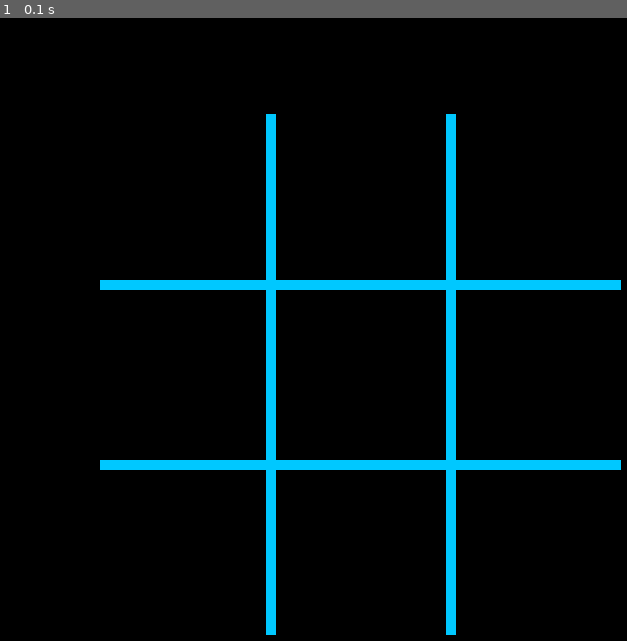
Above: before the commit, frame 1.
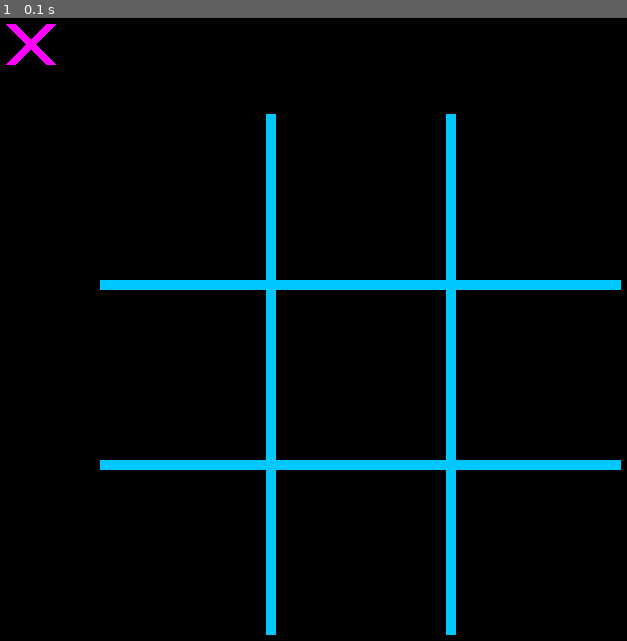
Above: after the commit, the same moment.

Repository: SaulRuizS/Tictactoe
Game: pygame game, started from tictactoe_python.py
The game is run twice, just before and just after one commit, with the same random seed, the same clock (stepped at 60 frames per second) and the same inputs.
Inputs:
- Up to frame 1 (0.1 s): no input

The runs differ from the first frame. In frame 1, 0.2% of the frame differs, in the area x 0-9%, y 0-8%.

Commit message:
cross v1 added

Diff:
--- /dev/null
+++ b/cross.py
@@ -0,0 +1,41 @@
+#Tic Tac Toe Cross
+
+import  pygame
+
+class Cross:
+
+    screen = 0
+    color = 0
+    screen_width = 0
+    screen_height = 0
+    screen_padding = 0
+    line_padding = 0
+    line_width = 0
+    cross_padding = 10
+    cross_width = 40
+
+    def __init__(self, screen, color, screen_width, screen_height, screen_padding, line_padding, line_width):
+        self.screen = screen
+        self.color = color
+        self.screen_width = screen_width
+        self.screen_height = screen_height
+        self.screen_padding = screen_padding
+        self.line_padding = line_padding
+        self.line_width = line_width
+
+    def Draw(self):
+        line_1_start_pos_x = 10
+        line_1_start_pos_y = 10
+        line_1_end_pos_x = line_1_start_pos_x + self.cross_width
+        line_1_end_pos_y = line_1_start_pos_y + self.cross_width
+
+        line_2_start_pos_x = line_1_start_pos_x
+        line_2_start_pos_y = line_1_start_pos_y + self.cross_width
+        line_2_end_pos_x = line_1_end_pos_x
+        line_2_end_pos_y = line_1_end_pos_y - 40
+
+        #First Line
+        pygame.draw.line(self.screen,self.color,(line_1_start_pos_x,line_1_start_pos_y),(line_1_end_pos_x,line_1_end_pos_y),self.line_width)
+
+        #Second Line
+        pygame.draw.line(self.screen,self.color,(line_2_start_pos_x,line_2_start_pos_y),(line_2_end_pos_x,line_2_end_pos_y),self.line_width)
--- a/tictactoe_python.py
+++ b/tictactoe_python.py
@@ -2,6 +2,7 @@
 #import os
 import pygame
 from grid import Grid
+from cross import Cross
 
 # pygame setup
 pygame.init()
@@ -20,11 +21,12 @@
 #spaceOfLines = 50
 
 grid_color = pygame.Color(0,200,255)
-#pygame.Color(255,0,255)
+cross_color = pygame.Color(255,0,255)
 #pygame.Color(0,255,255)
 #pygame.Color(255,255,0)
 
 grid = Grid(screen,grid_color,screen_padding,line_padding,SCREEN_WIDTH,SCREEN_HEIGHT,line_width)
+cross = Cross(screen,cross_color,SCREEN_WIDTH,SCREEN_HEIGHT,screen_padding,line_padding,line_width)
 
 while running:
     # poll for events
@@ -40,6 +42,8 @@
 
     grid.Draw()
 
+    cross.Draw()
+
     # flip() the display to put your work on screen
     pygame.display.flip()
 
